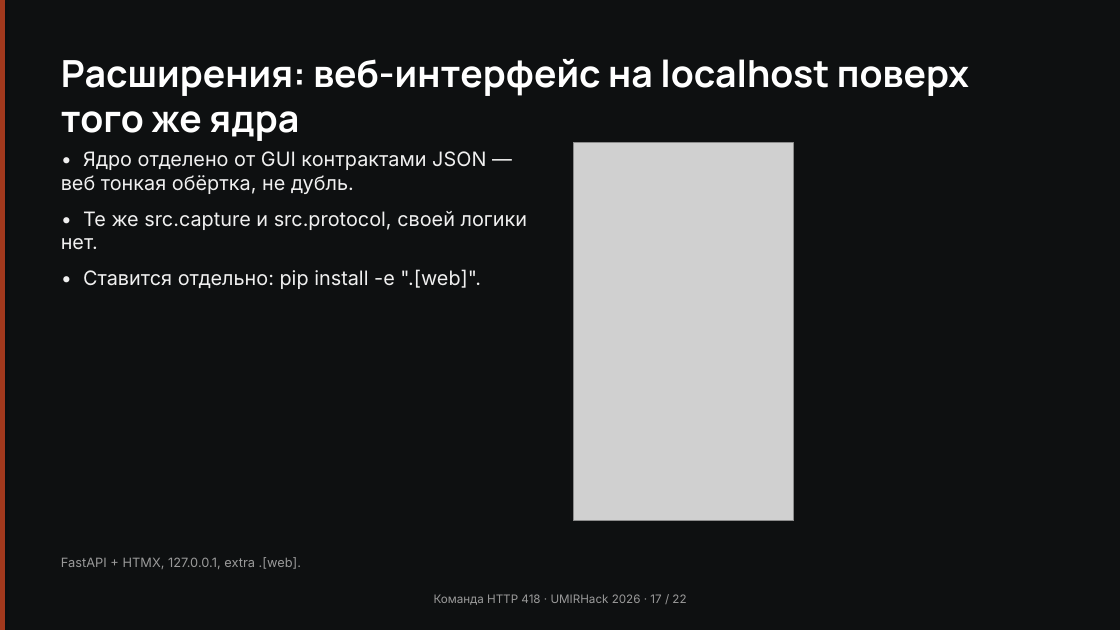
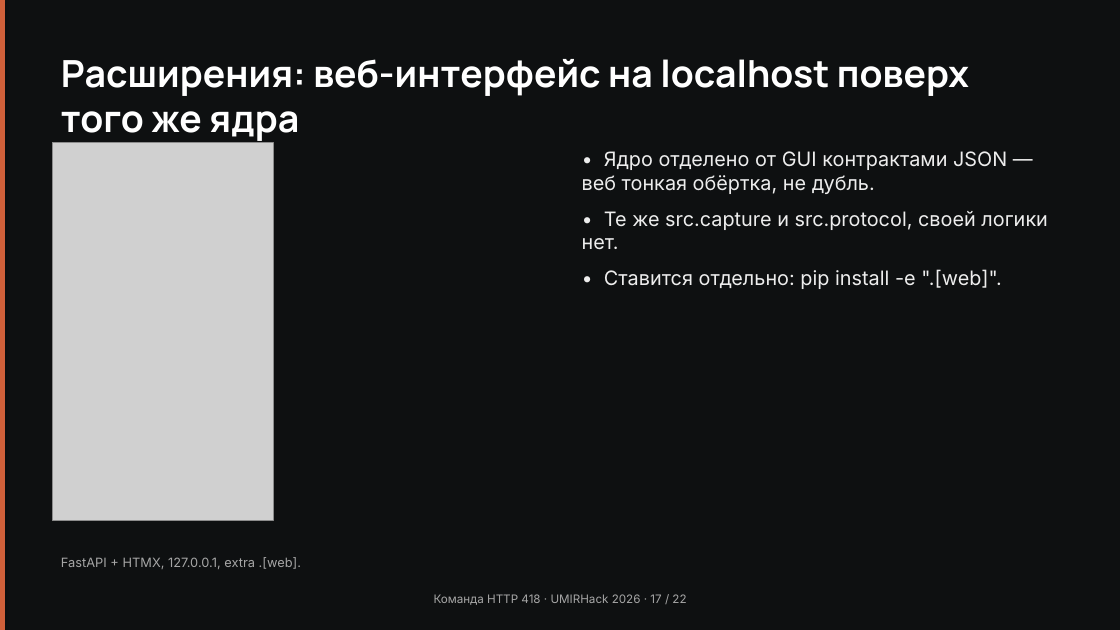
Before and after one commit to Pavel1778/madrigal-protocol-lab, a slide deck: slide 17 of presentation/slides.pptx. Drawn at 1120x630 pixels with LibreOffice and Linux fonts; fonts in the diff are those of the drawing; grey boxes stand for pictures. Boxes give left, top, right and bottom in pixels: in the first picture for what was removed or moved away, otherwise in the second. Text is boxed around its words. In the diff, an @@ line names an element or a change of style, - is before the commit and + after.

```diff
--- a/presentation/slides.pptx
+++ b/presentation/slides.pptx
@@ rectangle at (0, 0, 5, 630): fill #A2391D to #D0603A @@
@@ picture: place and size @@
-picture at (574, 143, 794, 521)
+picture at (52, 143, 272, 521)
@@ text "• Ядро отделено от GUI ...": place and size @@
-text "• Ядро отделено от GUI ..." at (61, 151, 528, 289)
+text "• Ядро отделено от GUI ..." at (582, 151, 1048, 289)
@@ text "• Ядро отделено от GUI ..." at (582, 151, 1048, 289): text colour #F0F0F0 to #EDEDED @@
```
Also in this commit, not shown: 21 other slides changed, 38 other files.
